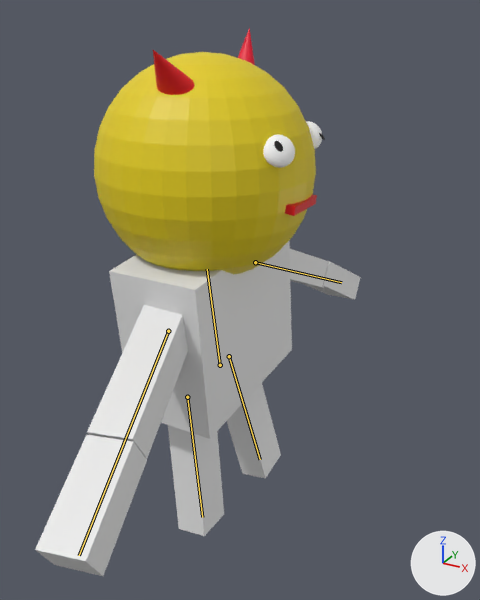
Two versions of the Blender file hero-animate.blend, one commit apart.
Before and after are seen from a 50 mm camera at (6.61, -5.51, 8.69) aimed at (4.02, -0.79, 6.33). Lighting does not change. The marker at lower right points along +X, +Y and +Z. The older version comes first. The bones that change are drawn over the model as lines.
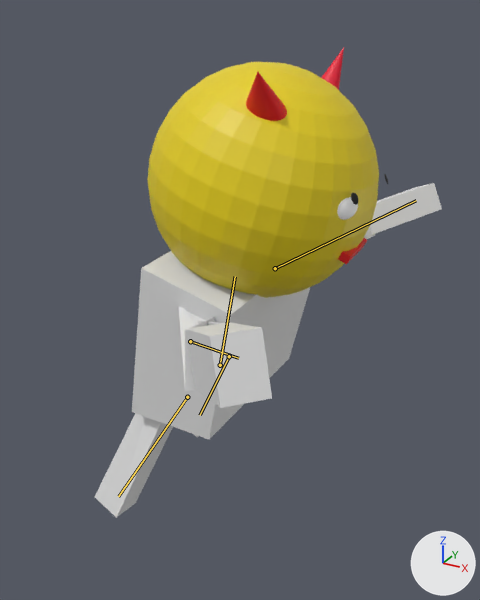
The newer file adds an action. The first version stands in its rest pose; the second is drawn at frame 15 of the action 'jump'.

The edits, one by one:
Bone 'Bone' (bone_bone) turns from (0, 0, 0) to (0, -1, -16) degrees about its own x, y and z.
Bone 'Bone.008' (bone_bone_008) turns from (0, 0, 0) to (-80, 52, -136) degrees about its own x, y and z.
Bone 'Bone.009' (bone_bone_009) turns from (0, 0, 0) to (54, -10, -37) degrees about its own x, y and z.
Bone 'Bone.006' (bone_bone_006) turns from (0, 0, 0) to (22, 2, -31) degrees about its own x, y and z.
Bone 'Bone.005' (bone_bone_005) turns from (0, 0, 0) to (2, 11, 39) degrees about its own x, y and z.

Where the change shows, as pixel boxes (x1, y1, x2, y2) in the pictures (480 x 600 px):
'Sphere', posed (6% taller): before (94, 52, 316, 274); after (147, 62, 379, 298)
'Cube.005', posed: before (109, 241, 292, 439); after (132, 251, 310, 439)
'Cube.004', posed (23% narrower, 39% shorter): before (35, 434, 147, 576); after (186, 322, 272, 408)
'Cube.003', posed: before (87, 305, 188, 459); after (179, 307, 221, 392)
'Cube.001', posed: before (168, 425, 224, 536); after (95, 413, 173, 518)
'Cube.002', posed (not visible afterwards): before (227, 383, 281, 479)
'Cube.006', posed: before (304, 261, 361, 300); after (369, 183, 442, 235)
'Cone', posed (9% taller): before (153, 50, 195, 95); after (246, 72, 287, 121)
'Cube.007', posed (mostly hidden afterwards): before (290, 249, 328, 288); after (364, 228, 375, 239)
'Sphere.001', posed: before (263, 135, 295, 168); after (337, 197, 358, 220)
'Cone.001', posed: before (238, 28, 255, 65); after (321, 47, 344, 90)
'Cube', posed: before (285, 194, 317, 216); after (338, 238, 367, 264)
'Sphere.002', posed (20% narrower, 8% taller): before (274, 141, 283, 152); after (351, 193, 358, 205)
'Sphere.004', posed: before (319, 133, 325, 140); after (385, 174, 388, 184)
bone 'Bone', root to tip: before (220, 365) to (207, 269); after (220, 365) to (235, 276)
bone 'Bone.008', root to tip: before (168, 331) to (79, 555); after (190, 341) to (238, 358)
bone 'Bone.009', root to tip: before (255, 262) to (341, 282); after (275, 268) to (416, 200)
bone 'Bone.006', root to tip: before (187, 397) to (202, 517); after (187, 397) to (118, 496)
bone 'Bone.005', root to tip: before (229, 356) to (260, 459); after (229, 356) to (200, 415)
